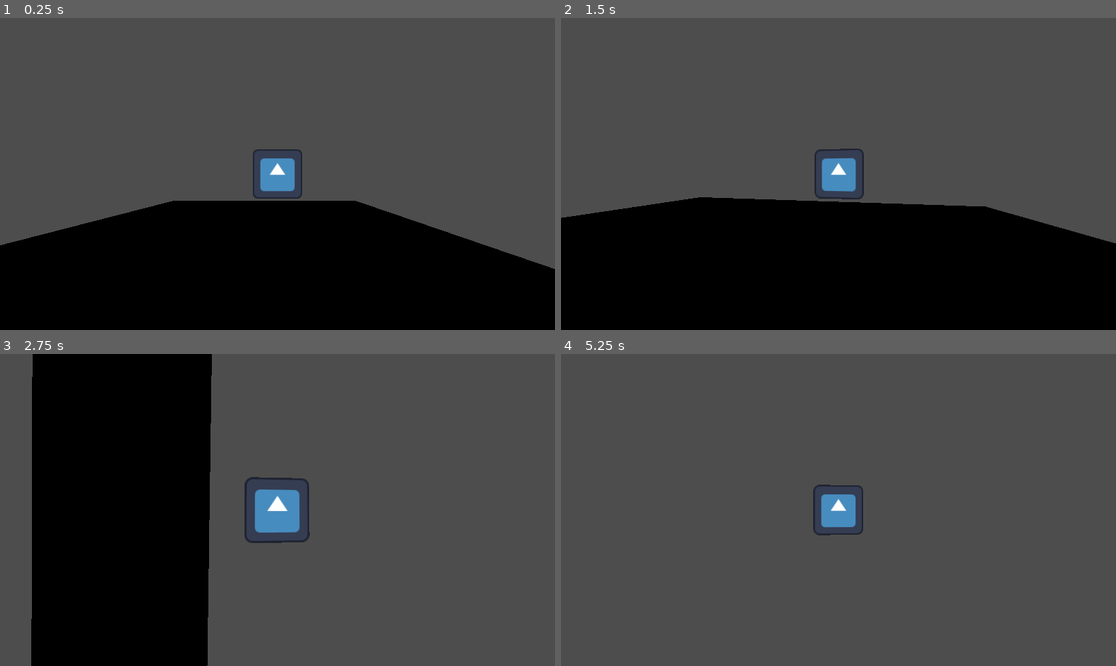
Above: before the commit, frames 1-4 (two rows, left to right).
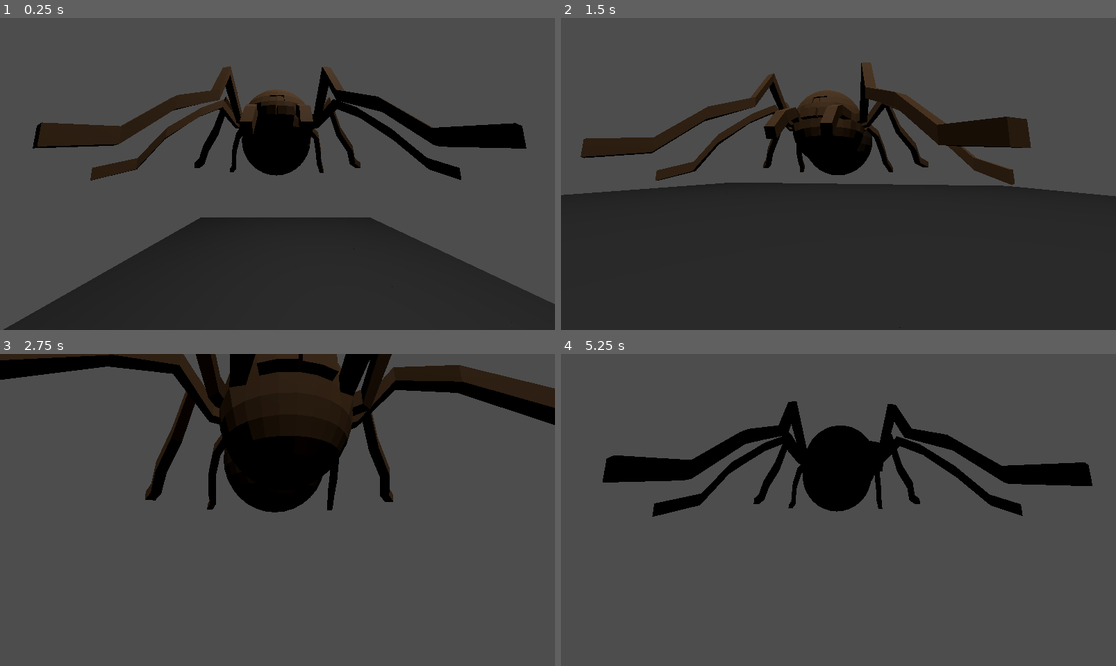
Above: after the commit, the same moments.

Repository: Jacob-Hawksley/The-Solution-Is-Silk
Game: Godot game, scene res://main.tscn
Two runs of this game, one before a commit and one after it. Both use one fixed random seed, a clock stepped at 60 frames per second and the inputs below. The engine's default icon, where the game draws it, is replaced by a stand-in: a white triangle on a blue panel in a dark square.
Inputs (mouse positions are in pixels of both pictures, inside the frame that each line leads up to):
- Up to frame 1 (0.25 s): no input
- Up to frame 2 (1.5 s): tap Enter at 0.5 s; move the mouse to (866, 174) at 0.52 s; hold W (up) from 0.53 s (still down); tap Alt at 0.6 s; tap Space (jump) at 0.77 s; move the mouse to (810, 174) at 1.27 s; tap Shift at 1.35 s
- Up to frame 3 (2.75 s): keep holding W (up); tap Space (jump) at 1.52 s; move the mouse to (288, 503) at 2.02 s; tap Alt at 2.1 s
- Up to frame 4 (5.25 s): keep holding W (up); move the mouse to (832, 516) at 2.77 s; tap Shift at 2.85, 4.35 s; tap Space (jump) at 3.02, 3.5, 3.77, 4.52, 5 s; move the mouse to (877, 513) at 3.52 s; tap Alt at 3.6, 5.1 s; tap Enter at 4.25 s; move the mouse to (794, 506) at 4.27 s; move the mouse to (844, 510) at 5.02 s

The runs differ from the first frame. In frame 1, 46% of the frame differs, in the area x 0-100%, y 15-100%; in frame 2, 56%, in the area x 0-100%, y 14-100%; in frame 3, 47%; in frame 4, 11%.

Commit message:
spider model

Diff:
--- a/main.tscn
+++ b/main.tscn
@@ -7,11 +7,15 @@
 [node name="Main" type="Node3D"]
 script = ExtResource("1_ig7tw")
 
-[node name="Player" parent="." instance=ExtResource("2_0xm2m")]
-transform = Transform3D(1, 0, 0, 0, 1, 0, 0, 0, 1, 0, 4.3419027, 0)
-
 [node name="GridMap" type="GridMap" parent="."]
 mesh_library = ExtResource("3_h2yge")
 data = {
 "cells": PackedInt32Array(65532, 3, 589824, 65533, 3, 589824, 65533, 2, 589824, 65533, 1, 589824, 65534, 1, 589824, 655 …(1074 unchanged characters)…
 }
+
+[node name="OmniLight3D" type="OmniLight3D" parent="."]
+transform = Transform3D(1, 0, 0, 0, 1, 0, 0, 0, 1, 0.48397613, 14.268375, 1.2515411)
+omni_range = 44.006454
+
+[node name="Player" parent="." instance=ExtResource("2_0xm2m")]
+transform = Transform3D(1, 0, 0, 0, 1, 0, 0, 0, 1, -1.651432, 5.816432, -0.27222633)
--- a/player.gd
+++ b/player.gd
@@ -3,7 +3,7 @@
 
 const SPEED = 5.0
 const JUMP_VELOCITY = 4.5
-
+const ROTATION_SPEED = 1.0
 
 
 const MOUSE_SENSITIVITY = 0.003
@@ -11,8 +11,9 @@
 func _ready():
 	Input.mouse_mode = Input.MOUSE_MODE_CAPTURED
 
-@onready var cam_rig = $CamRig
-@onready var spring_arm = $CamRig/SpringArm3D
+@onready var cam_rig = $Player/CamRig
+@onready var spring_arm = $Player/CamRig/SpringArm3D
+@onready var cam = $Player/CamRig/SpringArm3D/Camera3D
 
 func _unhandled_input(event):
 	if event is InputEventMouseMotion:
@@ -41,12 +42,16 @@
 	var input_dir := Input.get_vector("left", "right", "up", "down")
 	var direction = (transform.basis * Vector3(input_dir.x, 0, input_dir.y)).normalized()
 	direction = direction.rotated(Vector3.UP, cam_rig.rotation.y)
+
 	if direction:
 		velocity.x = direction.x * SPEED
 		velocity.z = direction.z * SPEED
 	else:
 		velocity.x = move_toward(velocity.x, 0, SPEED)
 		velocity.z = move_toward(velocity.z, 0, SPEED)
+
+
+
 
 	move_and_slide()
 func _process(delta):
--- a/player.tscn
+++ b/player.tscn
@@ -1,38 +1,30 @@
-[gd_scene load_steps=6 format=3 uid="uid://np0egubee6ci"]
+[gd_scene load_steps=5 format=3 uid="uid://np0egubee6ci"]
 
-[ext_resource type="Texture2D" uid="uid://k4uy1ox5qt7j" path="res://icon.svg" id="1_4flbx"]
 [ext_resource type="Script" uid="uid://dc8fuco04r7v5" path="res://player.gd" id="1_onrkg"]
+[ext_resource type="PackedScene" uid="uid://vx2yqs5yosi4" path="res://spider.glb" id="2_onrkg"]
 
-[sub_resource type="SpriteFrames" id="SpriteFrames_onrkg"]
-animations = [{
-"frames": [{
-"duration": 1.0,
-"texture": ExtResource("1_4flbx")
-}],
-"loop": true,
-"name": &"default",
-"speed": 5.0
-}]
+[sub_resource type="SphereShape3D" id="SphereShape3D_onrkg"]
 
 [sub_resource type="SphereShape3D" id="SphereShape3D_bu0v1"]
-radius = 1.1201438
-
-[sub_resource type="SphereShape3D" id="SphereShape3D_onrkg"]
+radius = 2.1147978
 
 [node name="Player" type="CharacterBody3D"]
 script = ExtResource("1_onrkg")
 
-[node name="AnimatedSprite3D" type="AnimatedSprite3D" parent="."]
-sprite_frames = SubResource("SpriteFrames_onrkg")
+[node name="Player" parent="." instance=ExtResource("2_onrkg")]
+transform = Transform3D(1, 0, 0, 0, 1, 0, 0, 0, 1, 0.1502335, 1.3458314, 6.9297314)
+
+[node name="CamRig" type="Node3D" parent="Player"]
+transform = Transform3D(1, 0, 0, 0, 1, 0, 0, 0, 1, -0.16082215, -1.2809534, -7.812193)
+
+[node name="SpringArm3D" type="SpringArm3D" parent="Player/CamRig"]
+shape = SubResource("SphereShape3D_onrkg")
+spring_length = 6.0
+
+[node name="Camera3D" type="Camera3D" parent="Player/CamRig/SpringArm3D"]
+current = true
+fov = 90.0
 
 [node name="CollisionShape3D" type="CollisionShape3D" parent="."]
+transform = Transform3D(1, 0, 0, 0, 1, 0, 0, 0, 1, -0.08378792, 1.1454535, -0.388381)
 shape = SubResource("SphereShape3D_bu0v1")
-
-[node name="CamRig" type="Node3D" parent="."]
-
-[node name="SpringArm3D" type="SpringArm3D" parent="CamRig"]
-shape = SubResource("SphereShape3D_onrkg")
-spring_length = 4.0
-
-[node name="Camera3D" type="Camera3D" parent="CamRig/SpringArm3D"]
-fov = 90.0
Binary file added: spider.glb
Not shown, added: spider.glb.import
